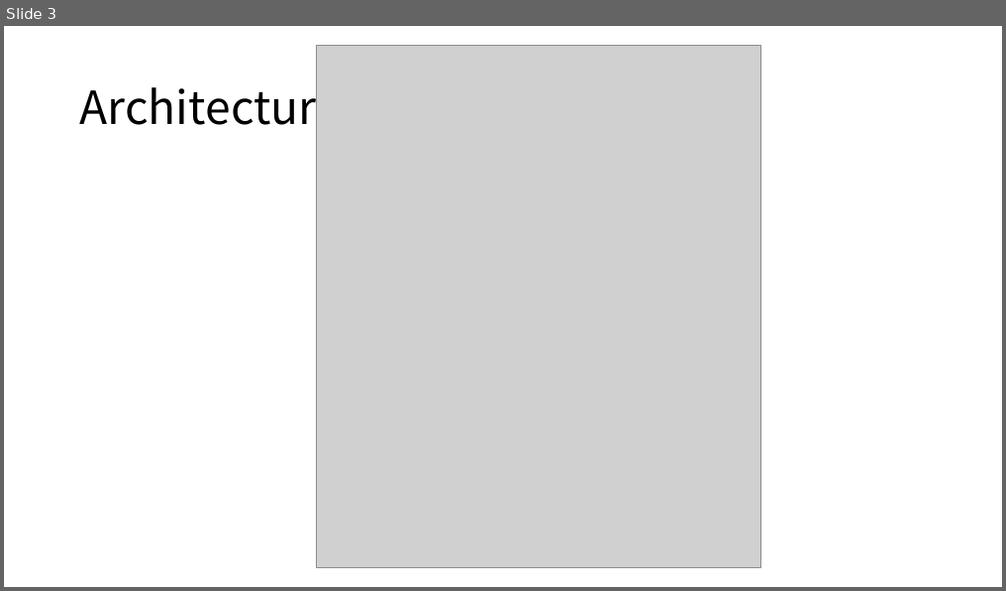
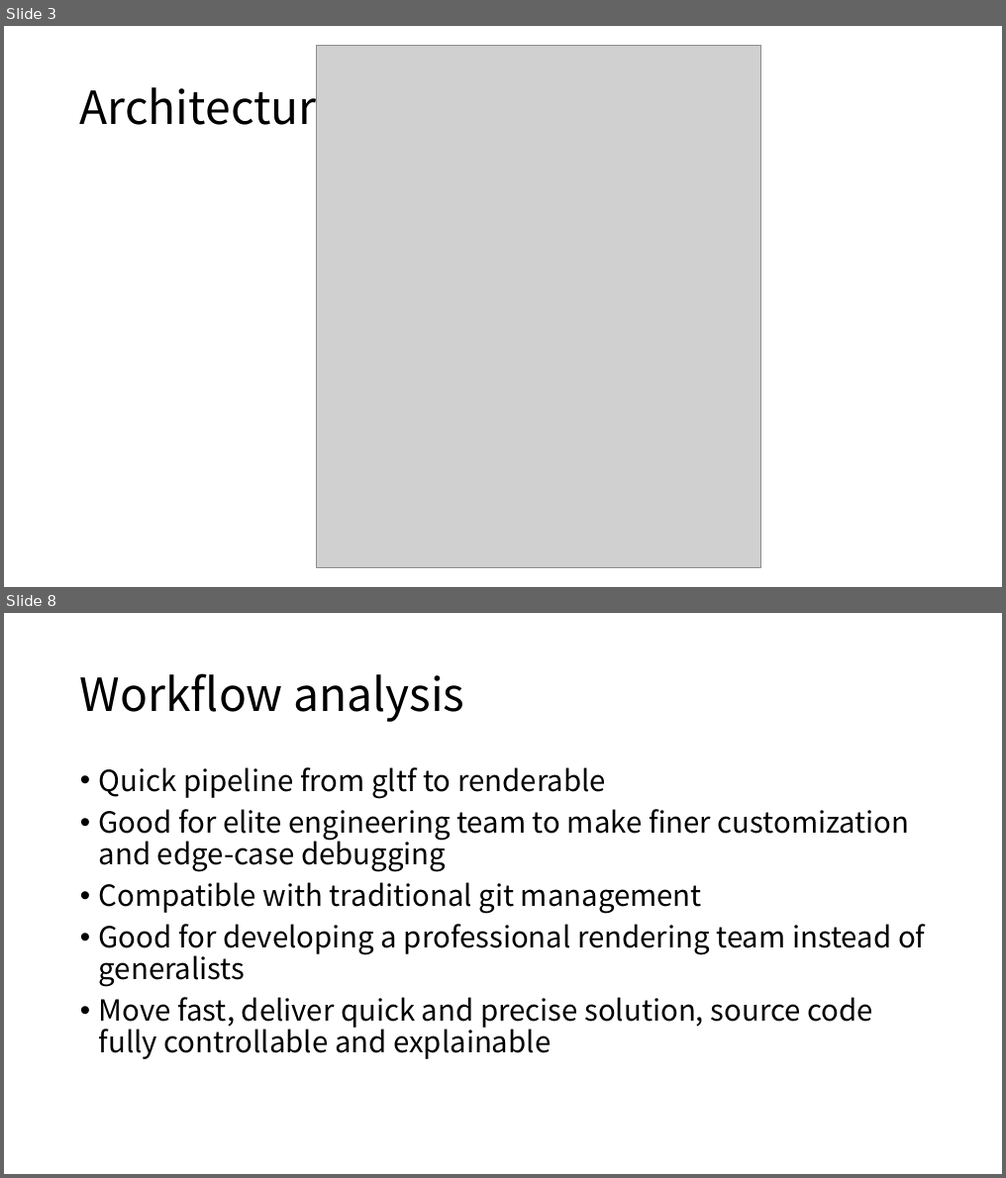
Before and after one commit to boycececil666gmailcom/webgpu-renderer, a slide deck: WebGPU Renderer.pptx. Shown one above the other, each under a label of ours: slide 3 before the commit, slides 3 and 8 after it; the slides between them are not shown. The pictures are 1006x591 and 1006x1178 pixels, drawn with LibreOffice and Linux fonts; fonts in the diff are those of the drawing; grey boxes stand for pictures. Boxes give left, top, right and bottom in pixels: in the first picture for what was removed or moved away, otherwise in the second. Text is boxed around its words. In the diff, an @@ line names an element or a change of style, - is before the commit and + after.

```diff
--- a/WebGPU Renderer.pptx
+++ b/WebGPU Renderer.pptx
@@ slide 8 added at (x1=4, y1=613, x2=1002, y2=1174), background #FFFFFF @@
@@ title added at (x1=80, y1=673, x2=464, y2=722), 44 pt, text #000000 @@
+Workflow analysis
@@ text added at (x1=99, y1=767, x2=925, y2=1059), 28 pt, text #000000 @@
+• Quick pipeline from gltf to renderable
+• Good for elite engineering team to make finer customization and edge-case debugging
+• Compatible with traditional git management
+• Good for developing a professional rendering team instead of generalists
+• Move fast, deliver quick and precise solution, source code fully controllable and explainable
```
Also in this commit, not shown: 5 slides changed, 6 other slides added, 2 slides removed, 16 other files.
